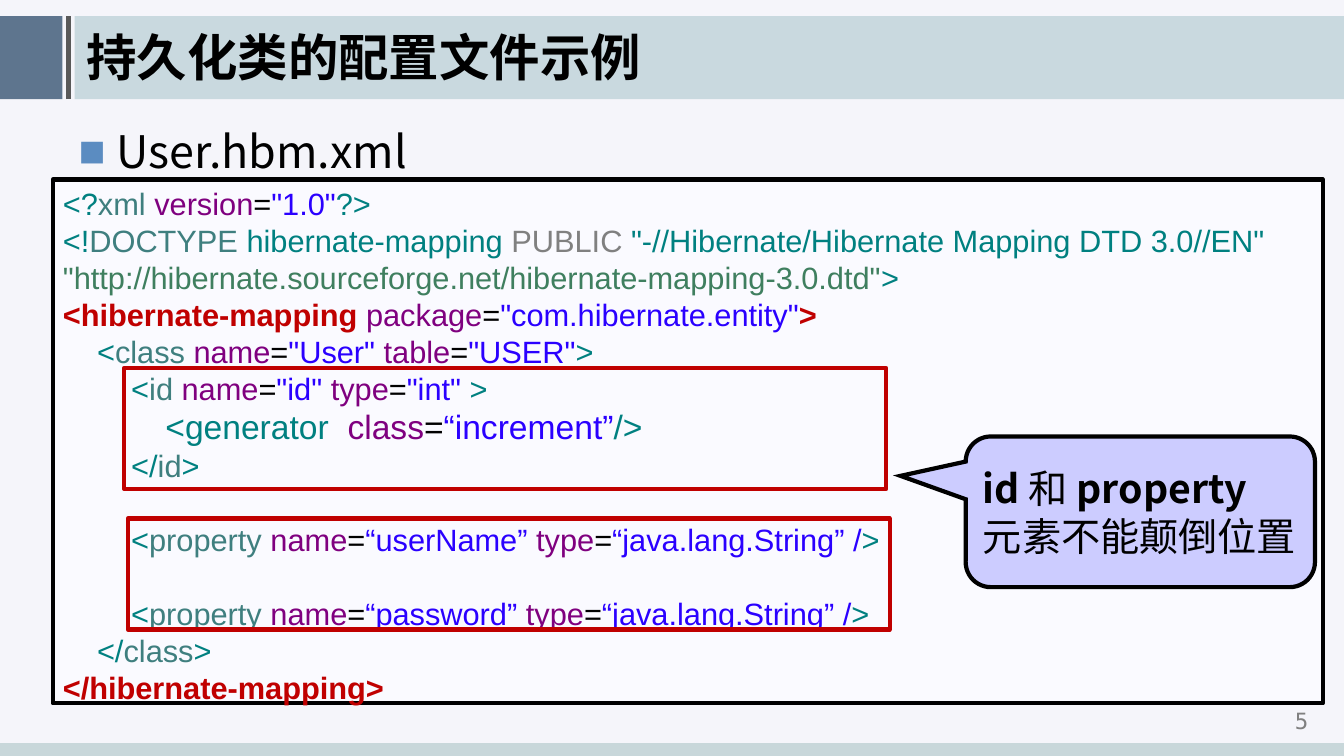
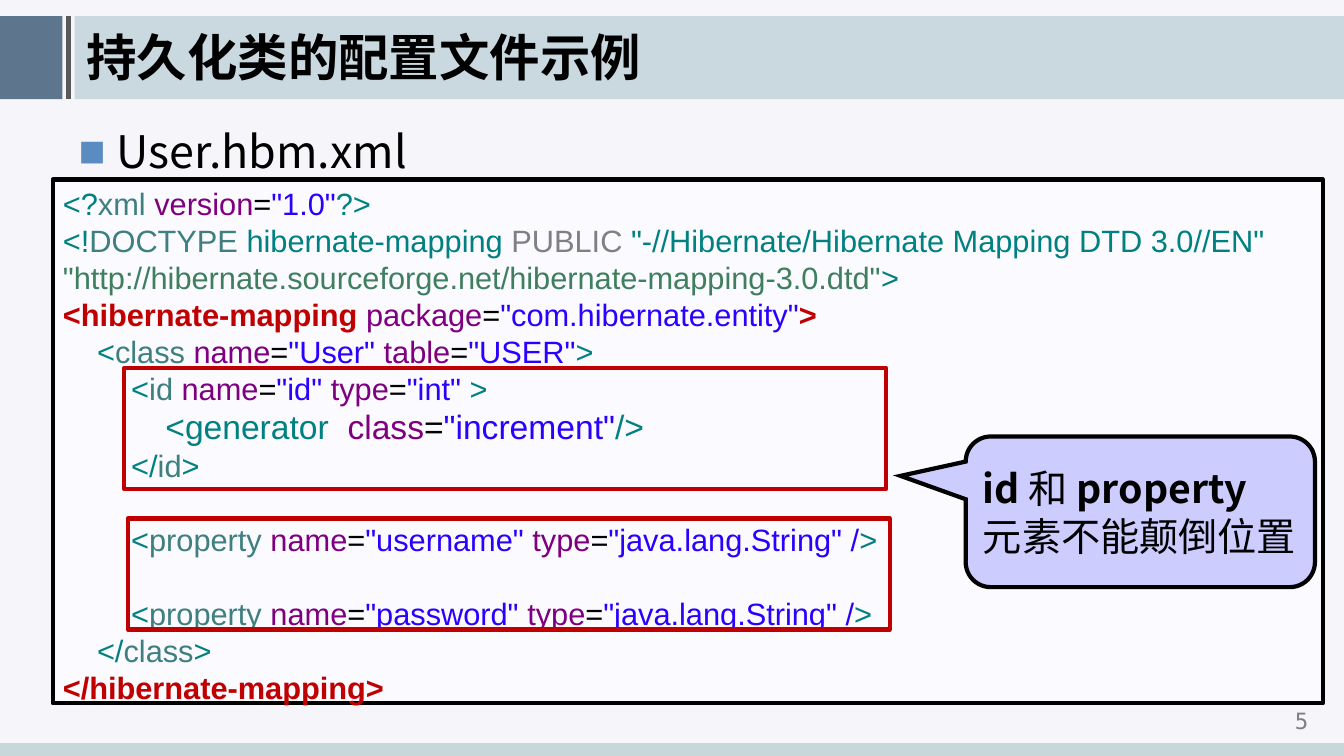
Before and after one commit to edu2act/course-hibernate, a slide deck: slide 6 of meterials/slides/ch02-single-entity-mapping.pptx. Drawn at 1344x756 pixels with LibreOffice and Linux fonts; fonts in the diff are those of the drawing; background and template pictures are left out. Boxes give left, top, right and bottom in pixels: in the first picture for what was removed or moved away, otherwise in the second. Text is boxed around its words. In the diff, an @@ line names an element or a change of style, - is before the commit and + after.

```diff
--- a/meterials/slides/ch02-single-entity-mapping.pptx
+++ b/meterials/slides/ch02-single-entity-mapping.pptx
@@ text in rectangle at bbox=[165, 414, 644, 446]: text changed @@
-<generator class=“increment”/>
+<generator class="increment"/>
@@ text in rectangle at bbox=[131, 528, 842, 630]: text changed @@
-<property name=“userName” type=“java.lang.String” />
-<property name=“password” type=“java.lang.String” />
+<property name="username" type="java.lang.String" />
+<property name="password" type="java.lang.String" />
```
Also in this commit, not shown: 1 other slide changed, 5 other files.
